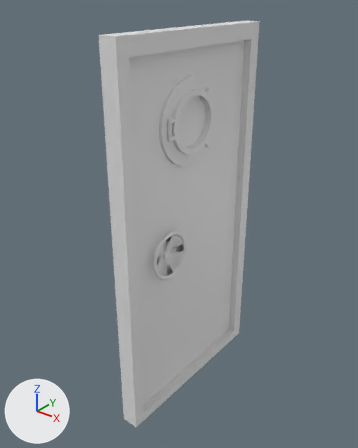
A saved change to the FBX model Assets/_ART/Lisa/Models/M_Door_01.fbx.
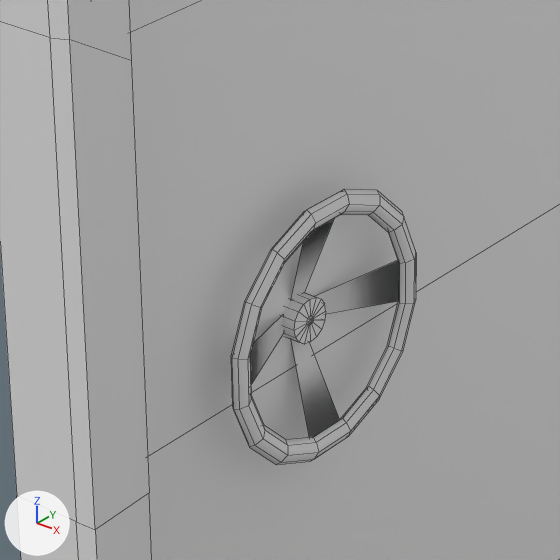
Each version is shown whole from a 50 mm camera at (1.772, -3.012, 2.702) aimed at (-0.099, -0.673, 1.252), then close up on the part from 31% to 59% of the width and 44% to 66% of the height. Every picture has the same lights, and +X, +Y and +Z are marked at lower left. The first two pictures are the older version. The close-ups show mesh edges as thin lines. Materials are left out; every surface is plain grey.

Script lines for the objects in view, before the commit:
```python
me_circle_002 = bpy.data.meshes.new('Circle.002')
me_circle_002.from_pydata(...)  # 201 vertices, 196 faces; spans x -0.04..0.019, y -1.056..-0.73, z 0.98..1.307
me_plane_024 = bpy.data.meshes.new('Plane.024')
me_plane_024.from_pydata(...)  # 50 vertices, 44 faces; spans x -0.1..0.02, y -1.29..0.01, z -0.02..2.48
ob_door = bpy.data.objects.new('Door', me_plane_024)
ob_door.location = (0.0, 0.0, 0.0)
ob_handel = bpy.data.objects.new('Handel', me_circle_002)
ob_handel.location = (0.0, 0.0, 0.0)
```
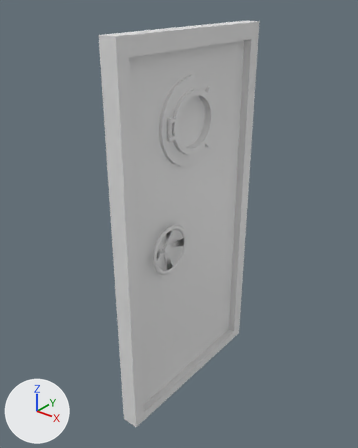
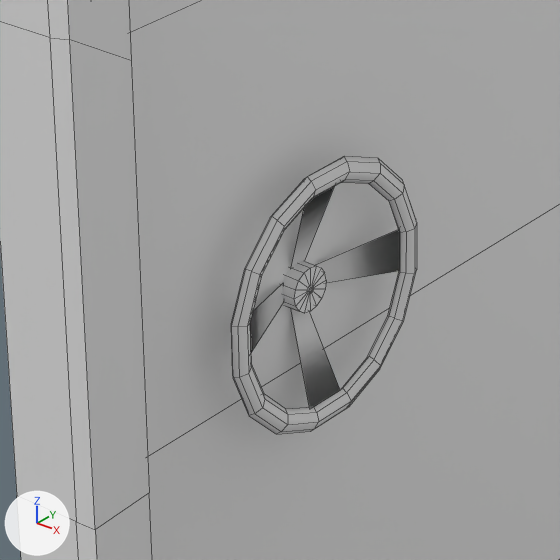
What changed in the scene script:
```text
Change me_circle_002:
    used by ob_handel; location = (0.0, 0.0, 0.0)
    remove me_circle_002.from_pydata(...)  # 201 vertices, 196 faces; spans x -0.04..0.019, y -1.056..-0.73, z 0.98..1.307
    add me_circle_002.from_pydata(...)  # 201 vertices, 196 faces; spans x -0.039..0.02, y -1.056..-0.73, z 1.021..1.347
    me_circle_002 part 1: the whole mesh is moved by (0.001, 0.0, 0.041)
```

Where the change shows, as pixel boxes (x1, y1, x2, y2) in the close-ups (560 x 560 px):
'Handel', moved
    before: (231, 189, 416, 465)
    after: (231, 156, 417, 434)
